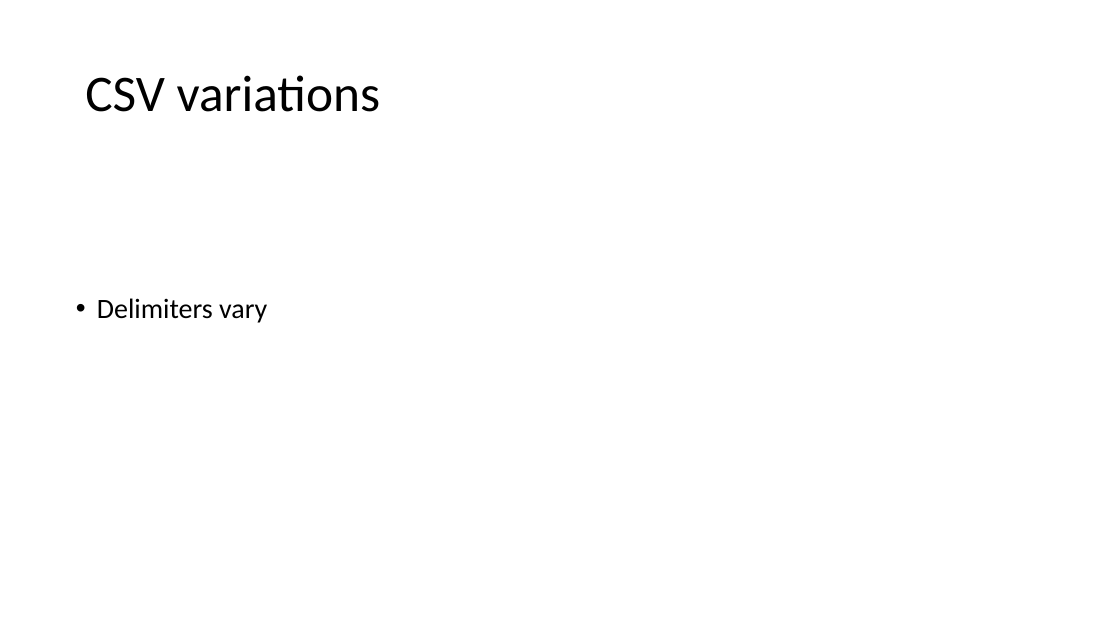
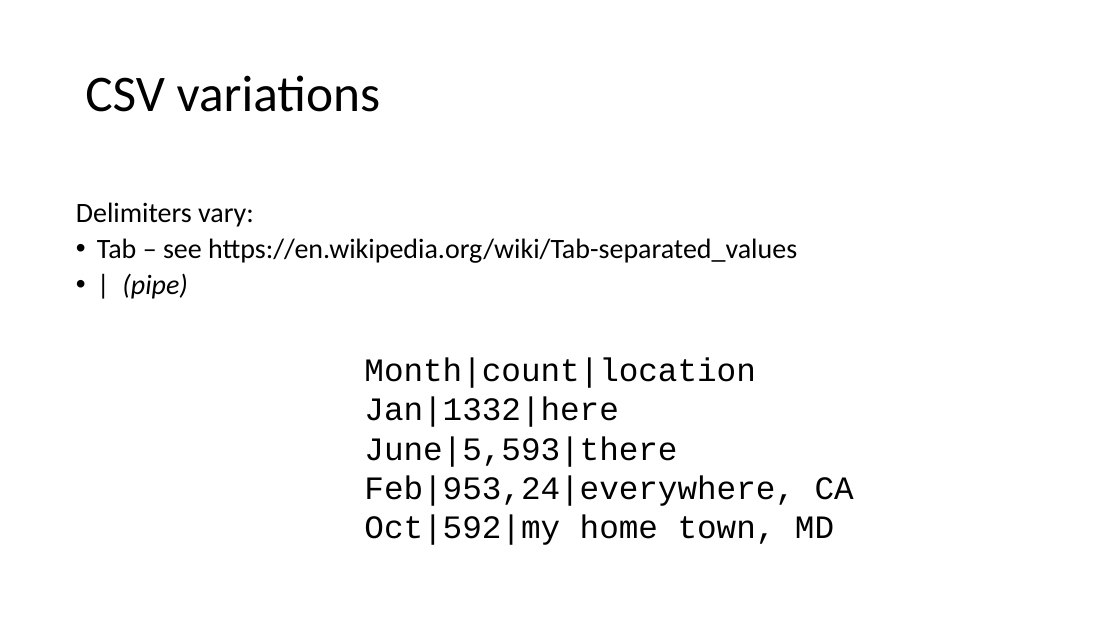
Before and after one commit to umbcdata601/fall2018, a slide deck: slide 21 of class_notes_1.pptx (slide 20 before the commit). Drawn at 1120x630 pixels with LibreOffice and Linux fonts; fonts in the diff are those of the drawing. Boxes give left, top, right and bottom in pixels: in the first picture for what was removed or moved away, otherwise in the second. Text is boxed around its words. In the diff, an @@ line names an element or a change of style, - is before the commit and + after.

```diff
--- a/class_notes_1.pptx
+++ b/class_notes_1.pptx
@@ text at [76, 202, 797, 299]: text changed @@
-  • Delimiters vary
+  Delimiters vary:
+  • Tab – see https://en.wikipedia.org/wiki/Tab-separated_values
+  • | (pipe)
@@ text added at [364, 358, 854, 545], 28 pt, text #000000 @@
+Month|count|location
+Jan|1332|here
+June|5,593|there
+Feb|953,24|everywhere, CA
+Oct|592|my home town, MD
```
Also in this commit, not shown: 5 other slides changed, 4 slides added, 1 other file.
